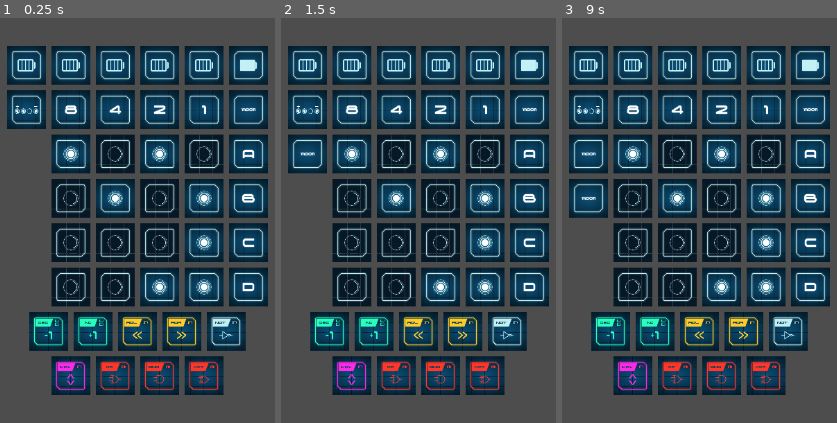
Above: before the commit, frames 1-3 (left to right).
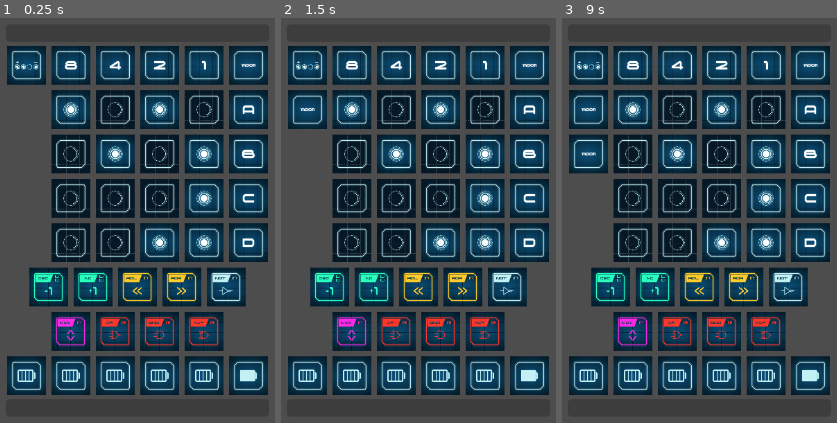
Above: after the commit, the same moments.

Repository: itsas-taldea/moon
Game: Godot game, scene res://Moon.tscn
Same seed, same stepped clock (60 frames per second), same inputs: the game is played once before the commit and once after it.
Inputs (mouse positions are in pixels of both pictures, inside the frame that each line leads up to; where the layout moved, square brackets give the same spot in the first picture):
- Up to frame 1 (0.25 s): no input
- Up to frame 2 (1.5 s): click (528, 66) [528, 111] at 0.5 s; click (528, 155) at 1.27 s
- Up to frame 3 (9 s): click (611, 285) [611, 329] at 2 s; click (655, 285) [655, 329] at 2.75 s; click (699, 285) [699, 329] at 3.5 s; click (743, 285) [743, 329] at 4.25 s; click (787, 285) [787, 329] at 5 s; click (633, 329) [633, 374] at 5.75 s; click (677, 329) [677, 374] at 6.5 s; click (721, 329) [721, 374] at 7.25 s; click (765, 329) [765, 374] at 8 s; click (809, 66) [809, 111] at 8.75 s

The runs differ from the first frame. In frame 1, 26% of the frame differs, in the area x 2-98%, y 10-94%; in frame 2, 27%; in frame 3, 27%.

Commit message:
[godot/Moon] add ProgressBar and EnergyBar

Diff:
--- a/godot/Moon.gd
+++ b/godot/Moon.gd
@@ -193,6 +193,7 @@
 func _check_goal():
 	if registries["A"].bin_to_int() == slots.front():
 		slots.pop_front()
+		$ProgressBar.value = 1-(float(len(goals))/16)
 		if slots.is_empty():
 			_next_goal()
 			return
--- a/godot/Moon.tscn
+++ b/godot/Moon.tscn
@@ -20,9 +20,11 @@
 layout_mode = 2
 script = ExtResource("1_7ymtn")
 
-[node name="Energy" type="HBoxContainer" parent="Mat"]
+[node name="ProgressBar" type="ProgressBar" parent="Mat"]
+custom_minimum_size = Vector2(0, 25)
 layout_mode = 2
-script = ExtResource("2_y14cr")
+max_value = 1.0
+show_percentage = false
 
 [node name="Display" type="HBoxContainer" parent="Mat"]
 layout_mode = 2
@@ -47,3 +49,12 @@
 [node name="OL" type="HBoxContainer" parent="Mat/Operations"]
 layout_mode = 2
 alignment = 1
+
+[node name="Energy" type="HBoxContainer" parent="Mat"]
+layout_mode = 2
+script = ExtResource("2_y14cr")
+
+[node name="EnergyBar" type="ProgressBar" parent="Mat"]
+custom_minimum_size = Vector2(0, 25)
+layout_mode = 2
+show_percentage = false
